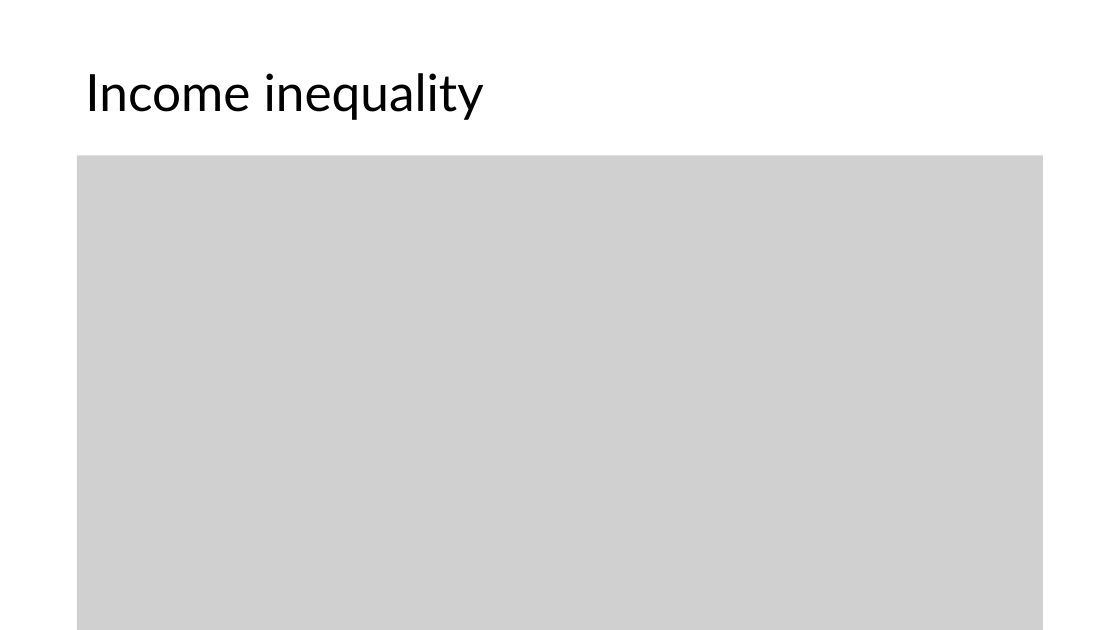
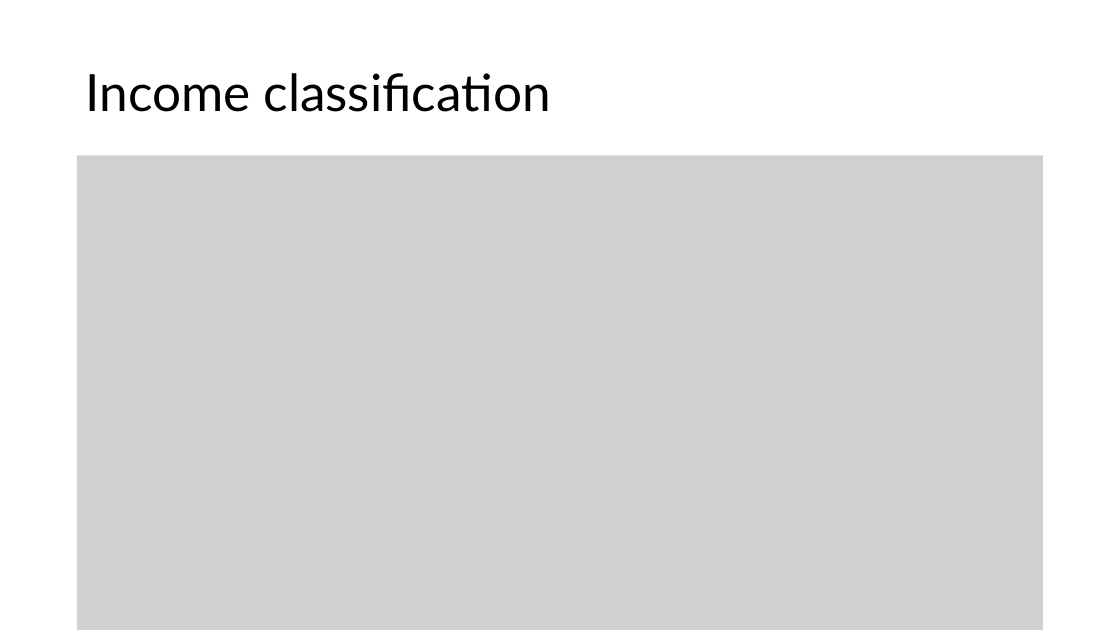
Before and after one commit to xxtofff/App_Physics_157, a slide deck: slide 4 of Coding Project/presentation/Coding Project Presentation.pptx (slide 3 before the commit). Drawn at 1120x630 pixels with LibreOffice and Linux fonts; fonts in the diff are those of the drawing; grey boxes stand for pictures. Boxes give left, top, right and bottom in pixels: in the first picture for what was removed or moved away, otherwise in the second. Text is boxed around its words. In the diff, an @@ line names an element or a change of style, - is before the commit and + after.

```diff
--- a/Coding Project/presentation/Coding Project Presentation.pptx
+++ b/Coding Project/presentation/Coding Project Presentation.pptx
@@ title at (85, 73, 551, 112): text changed @@
-Income inequality
+Income classification
```
Also in this commit, not shown: 4 other slides changed, 7 slides added, 6 other files.
